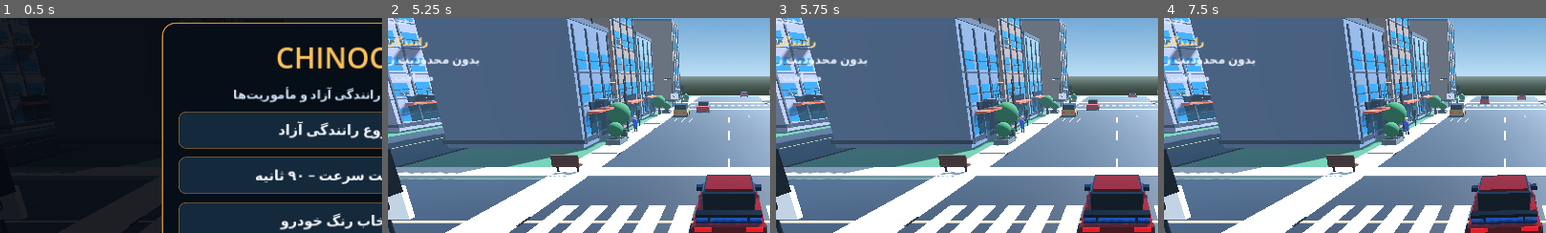
Above: before the commit, frames 1-4 (left to right).
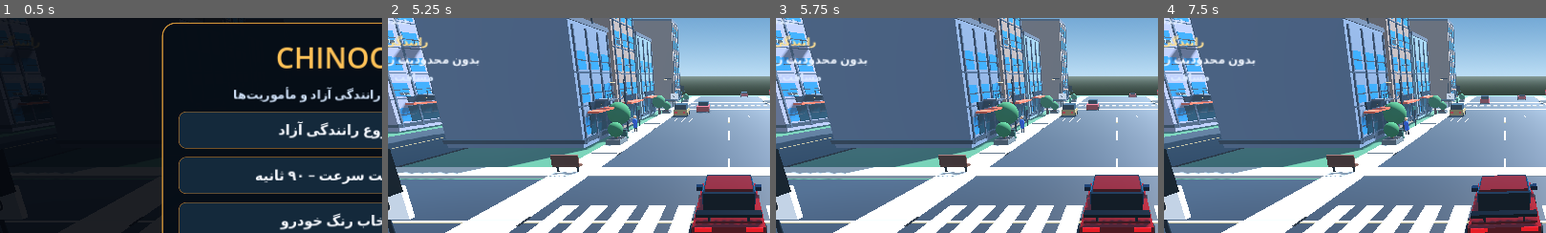
Above: after the commit, the same moments.

Repository: asefmnfdh/CHINOOCK-
Game: Godot game, scene res://Main.tscn
Same seed, same stepped clock (60 frames per second), same inputs: the game is played once before the commit and once after it.
Inputs (mouse positions are % of the whole screen's width and height, from its top left):
- Up to frame 1 (0.5 s): no input
- Up to frame 2 (5.25 s): click "انتخاب رنگ خودرو" at 0.5 s; click "◀" at 1.25 s; click "▶" at 2 s; click "گاز" at 2.75 s; click "ترمز" at 3.5 s; click "Ⅱ" at 4.25 s; click "شروع رانندگی آزاد" at 5 s
- Up to frame 3 (5.75 s): no input
- Up to frame 4 (7.5 s): tap Enter at 5.75 s; move the mouse to (72, 45) at 5.77 s; hold D 5.78-6.5 s; click (72, 45) at 5.92 s; drag from (30, 55) to (45, 70) at 6.52 s; move the mouse to (60, 28) at 7.27 s; hold D from 7.28 s (still down)
The pictures show only the part of the screen within x 5-55%, y 14-64%; the shares and areas given below are measured in that part.

Frame 1 is identical in both runs. In frame 2, 0.4% of the frame differs, in the area x 80-98%, y 92-96%; in frame 3, 0.4%; in frame 4, 0.5%.

Commit message:
Fix menu car paint selection with visible palette

Diff:
--- a/main.gd
+++ b/main.gd
@@ -34,7 +34,15 @@
 var distance_label: Label
 var pause_button: Button
 var selected_car := 0
-var car_paints: Array[Color] = [Color(0.025, 0.24, 0.48), Color(0.62, 0.045, 0.035), Color(0.035, 0.045, 0.06)]
+var car_paints: Array[Color] = [
+	Color(0.025, 0.24, 0.48), Color(0.62, 0.045, 0.035),
+	Color(0.035, 0.045, 0.06), Color(0.92, 0.92, 0.88),
+	Color(0.78, 0.42, 0.08), Color(0.02, 0.42, 0.22),
+	Color(0.28, 0.08, 0.48), Color(0.18, 0.48, 0.62),
+	Color(0.48, 0.48, 0.50), Color(0.42, 0.12, 0.24)
+]
+var car_paint_names: Array[String] = ["آبی", "قرمز", "مشکی", "سفید", "طلایی", "سبز", "بنفش", "فیروزه‌ای", "نقره‌ای", "زرشکی"]
+var paint_status_label: Label
 var engine_player: AudioStreamPlayer
 var exhaust_player: AudioStreamPlayer
 var tire_player: AudioStreamPlayer
@@ -1117,17 +1125,26 @@
 	game_paused = false
 
 func _cycle_car_paint() -> void:
-	selected_car = (selected_car + 1) % car_paints.size()
-	var body := car.get_node_or_null("SportsBody") as MeshInstance3D
-	var hood := car.get_node_or_null("FrontHood") as MeshInstance3D
-	var roof := car.get_node_or_null("Roof") as MeshInstance3D
-	if body:
-		body.material_override = _material(car_paints[selected_car], 0.82, 0.2)
-	if hood:
-		hood.material_override = _material(car_paints[selected_car].lightened(0.12), 0.78, 0.2)
-	if roof:
-		roof.material_override = _material(car_paints[selected_car].darkened(0.18), 0.75, 0.18)
-	# Paint changes immediately while the menu stays open.
+	_select_car_paint((selected_car + 1) % car_paints.size())
+
+func _select_car_paint(paint_index: int) -> void:
+	if paint_index < 0 or paint_index >= car_paints.size():
+		return
+	selected_car = paint_index
+	var paint: Color = car_paints[selected_car]
+	for part_name in ["SportsBody", "FrontHood", "RearDeck", "Roof", "Spoiler"]:
+		var part := car.get_node_or_null(part_name) as MeshInstance3D
+		if part == null:
+			continue
+		var part_color := paint
+		if part_name == "FrontHood":
+			part_color = paint.lightened(0.12)
+		elif part_name == "Roof" or part_name == "RearDeck" or part_name == "Spoiler":
+			part_color = paint.darkened(0.16)
+		part.material_override = _material(part_color, 0.78, 0.2)
+	if is_instance_valid(paint_status_label):
+		paint_status_label.text = "رنگ فعلی: " + car_paint_names[selected_car]
+	# Keep the menu open so the player can compare colors and change again.
 
 func _toggle_pause() -> void:
 	if not game_started:
